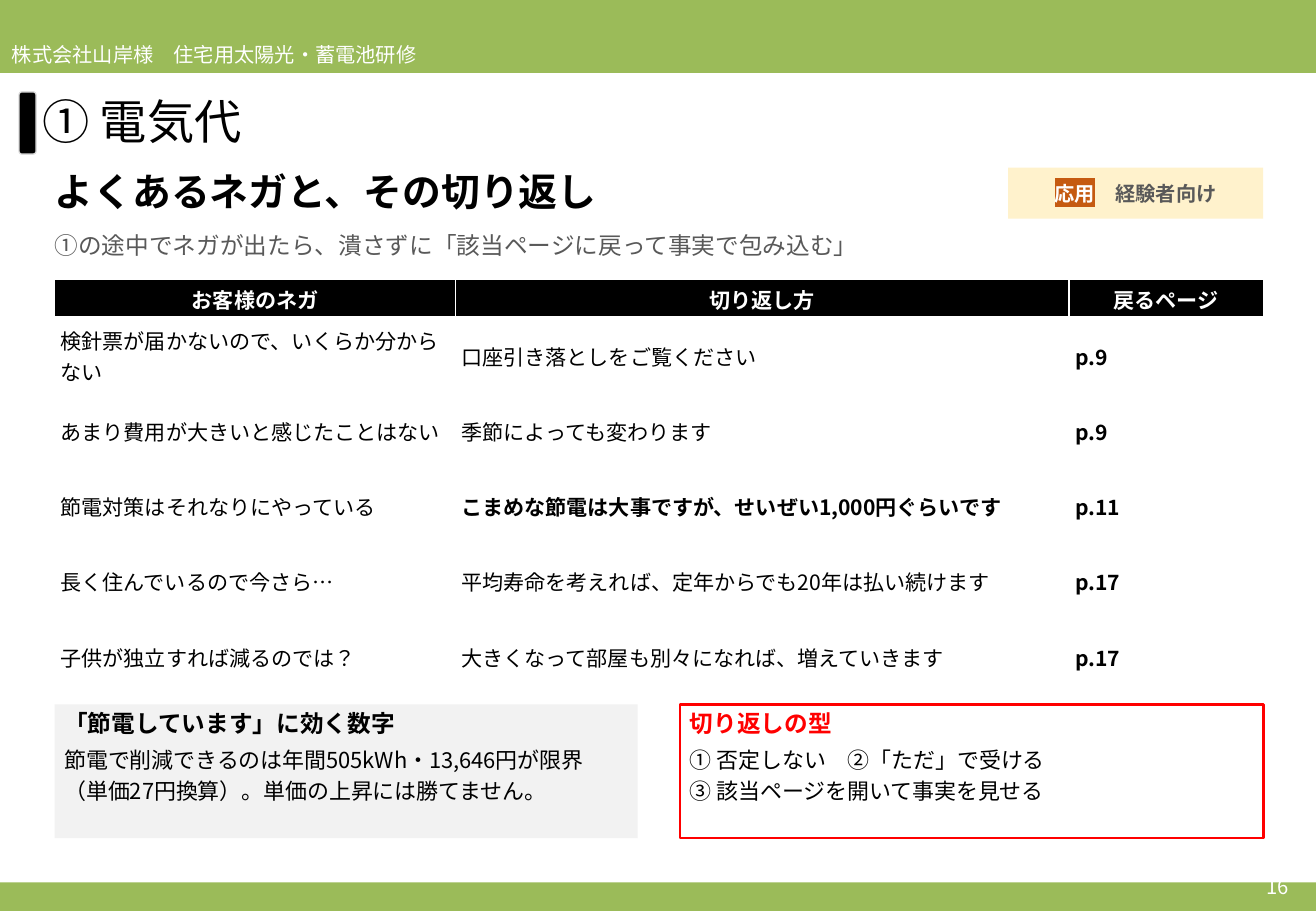
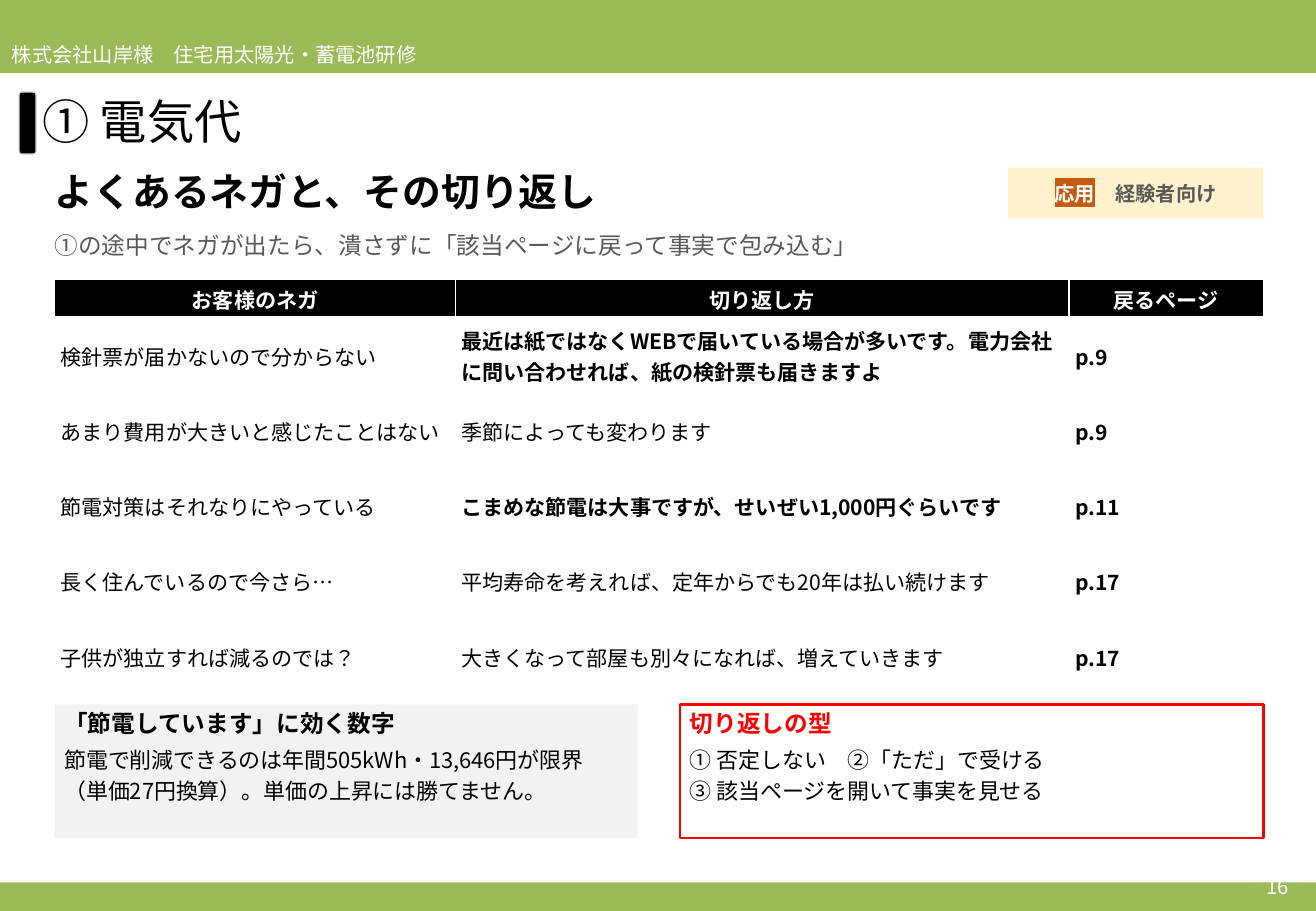
Before and after one commit to soshiro-iki-sys/-, a slide deck: slide 16 of slides/2026営業研修_必要性訴求パート_アプローチブックの伝え方.pptx. Drawn at 1316x911 pixels with LibreOffice and Linux fonts; fonts in the diff are those of the drawing. Boxes give left, top, right and bottom in pixels: in the first picture for what was removed or moved away, otherwise in the second. Text is boxed around its words. In the diff, an @@ line names an element or a change of style, - is before the commit and + after.

```diff
--- a/slides/2026営業研修_必要性訴求パート_アプローチブックの伝え方.pptx
+++ b/slides/2026営業研修_必要性訴求パート_アプローチブックの伝え方.pptx
@@ table at [55,279,1264,695] @@
-row 2, column 1: 検針票が届かないので、いくらか分からない
+row 2, column 1: 検針票が届かないので分からない
-row 2, column 2: 口座引き落としをご覧ください
+row 2, column 2: 最近は紙ではなくWEBで届いている場合が多いです。電力会社に問い合わせれば、紙の検針票も届きますよ
```
Also in this commit, not shown: 2 other files.
